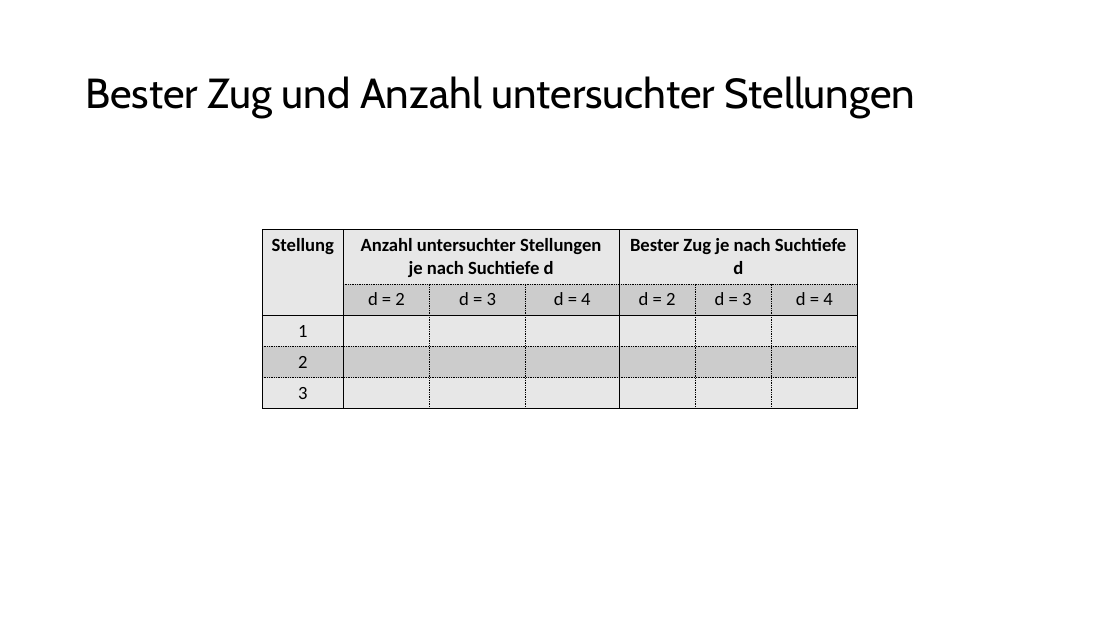
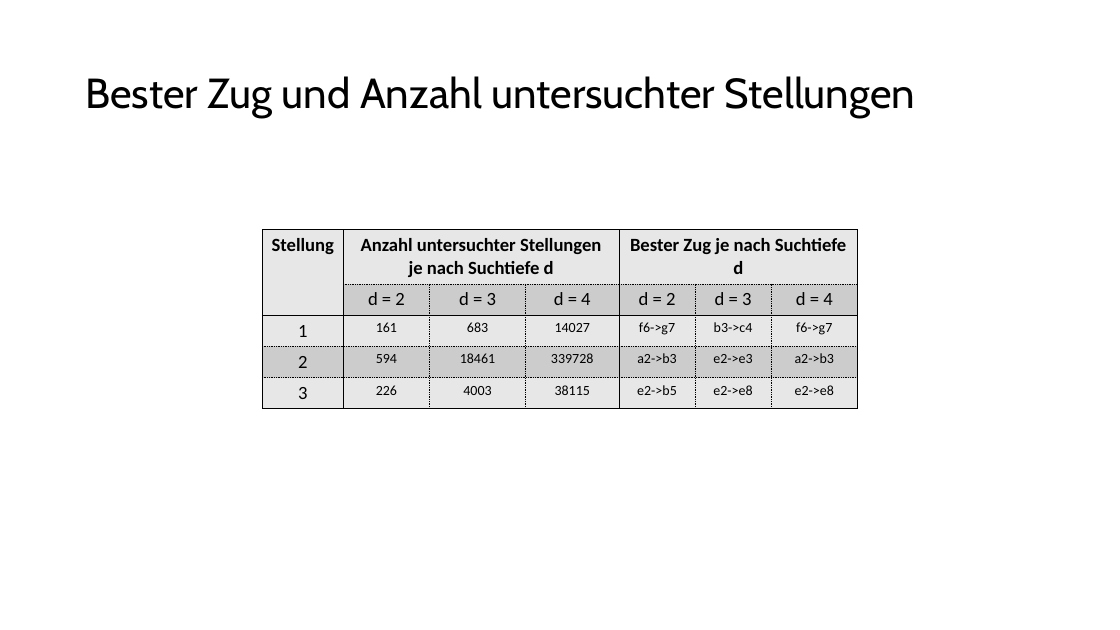
Before and after one commit to patrickzda/chess_engine, a slide deck: slide 5 of PJ_KI_MST2.pptx. Drawn at 1120x630 pixels with LibreOffice and Linux fonts; fonts in the diff are those of the drawing. Boxes give left, top, right and bottom in pixels: in the first picture for what was removed or moved away, otherwise in the second. Text is boxed around its words. In the diff, an @@ line names an element or a change of style, - is before the commit and + after.

```diff
--- a/PJ_KI_MST2.pptx
+++ b/PJ_KI_MST2.pptx
@@ table at [262, 230, 857, 407] @@
-row 3: 1 |  |  |  |  |  | 
+row 3: 1 | 161 | 683 | 14027 | f6->g7 | b3->c4 | f6->g7
-row 4: 2 |  |  |  |  |  | 
+row 4: 2 | 594 | 18461 | 339728 | a2->b3 | e2->e3 | a2->b3
-row 5: 3 |  |  |  |  |  | 
+row 5: 3 | 226 | 4003 | 38115 | e2->b5 | e2->e8 | e2->e8
```
Also in this commit, not shown: 4 other slides changed.
